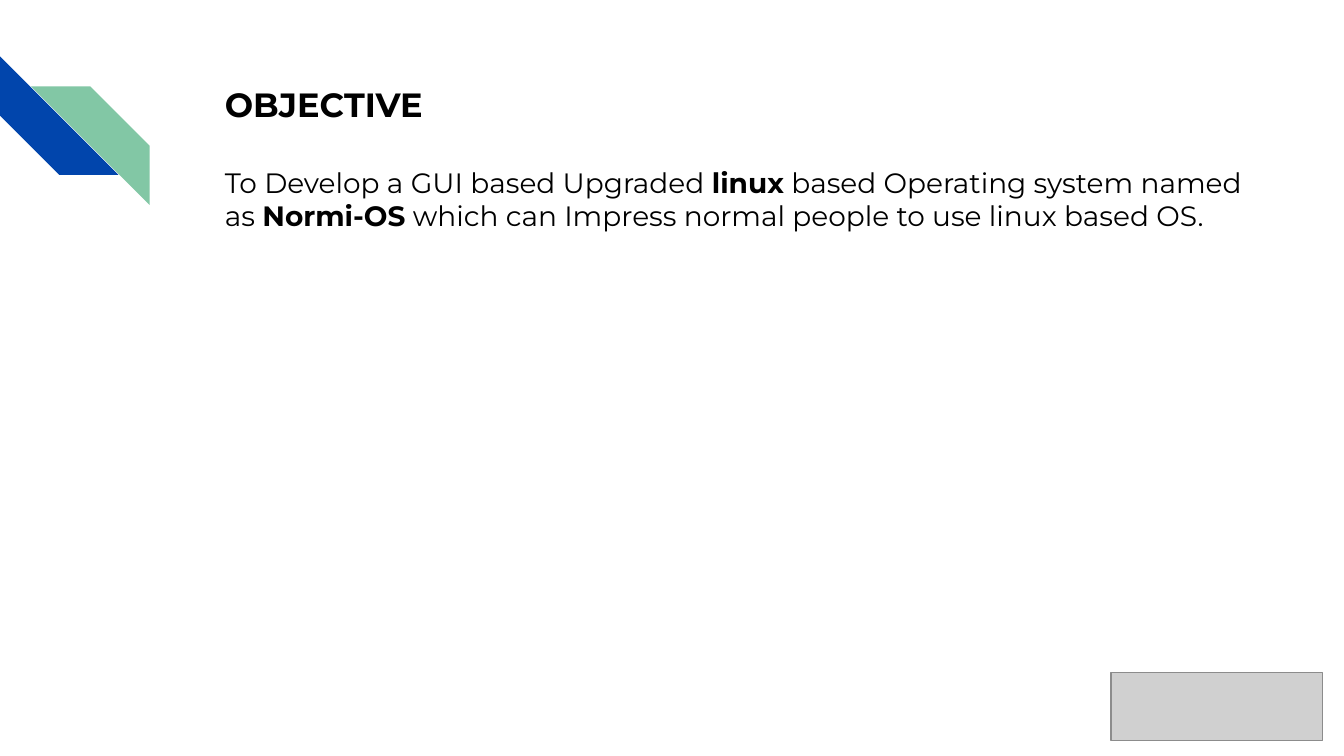
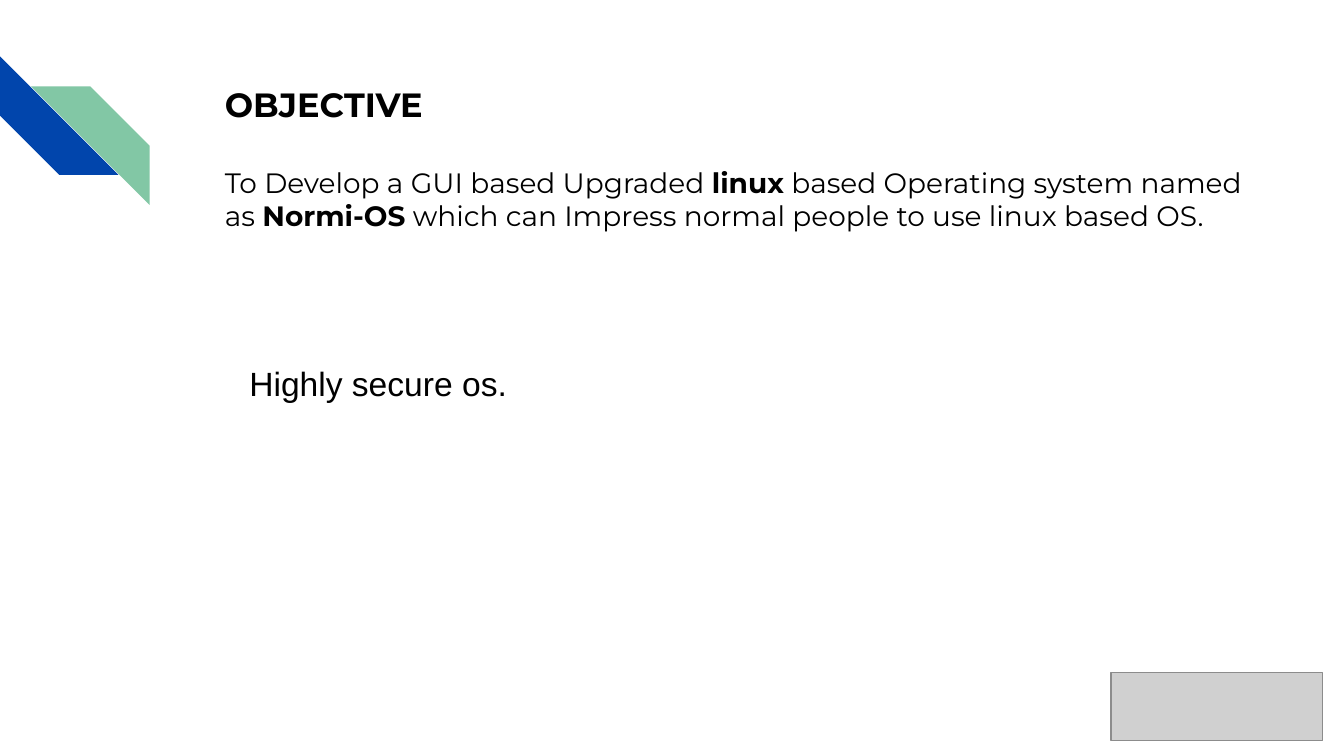
Before and after one commit to iamNormi/Normi-OS, a slide deck: slide 4 of odp/Normi-OS.odp. Drawn at 1344x756 pixels with LibreOffice and Linux fonts; fonts in the diff are those of the drawing; grey boxes stand for pictures. Boxes give left, top, right and bottom in pixels: in the first picture for what was removed or moved away, otherwise in the second. Text is boxed around its words. In the diff, an @@ line names an element or a change of style, - is before the commit and + after.

```diff
--- a/odp/Normi-OS.odp
+++ b/odp/Normi-OS.odp
@@ text added at box(249, 371, 507, 402), 18 pt, text #000000 @@
+Highly secure os.
```
Also in this commit, not shown: 2 other slides changed, 1 other file.
